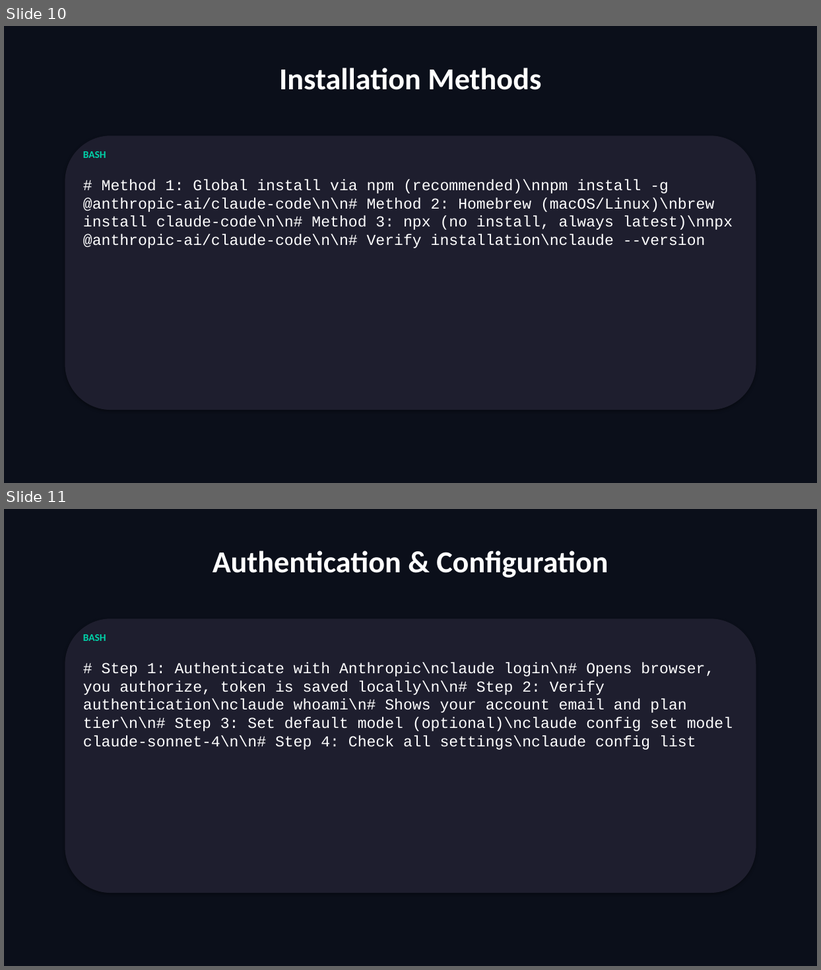
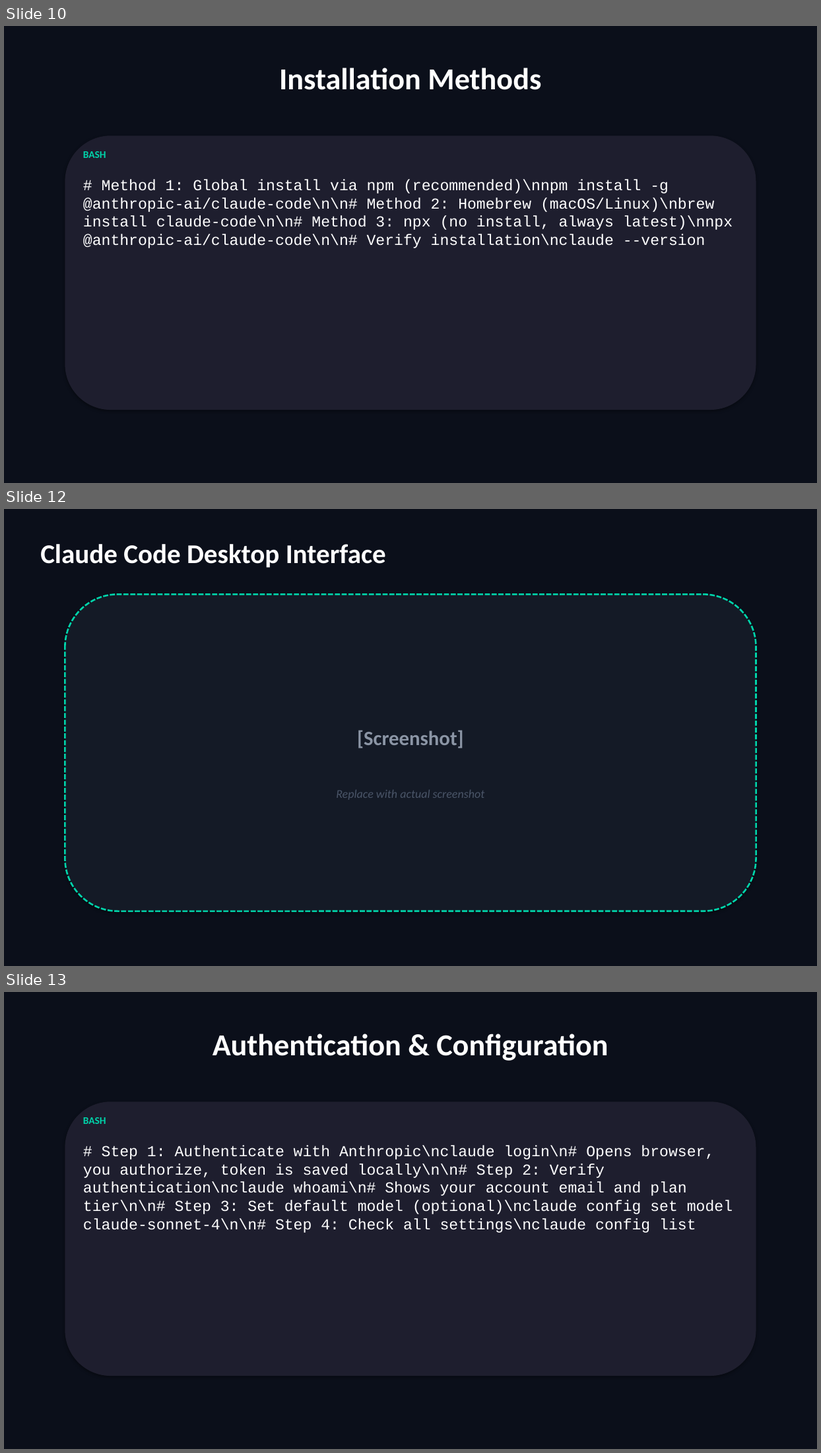
Before and after one commit to scottrhay/AIA-ClaudeCopilot, a slide deck: slides/Day2_Claude_Code_Fundamentals.pptx. Shown one above the other, each under a label of ours: slides 10 and 11 before the commit, slides 10, 12 and 13 after it; the slides between them are not shown. The pictures are 821x970 and 821x1453 pixels, drawn with LibreOffice and Linux fonts; fonts in the diff are those of the drawing. Boxes give left, top, right and bottom in pixels: in the first picture for what was removed or moved away, otherwise in the second. Text is boxed around its words. In the diff, an @@ line names an element or a change of style, - is before the commit and + after.

Commit message:
Add Claude Code Desktop GUI coverage
Day 2 (106→108 slides):
- Two Ways to Use Claude Code: Terminal vs Desktop GUI comparison
- Claude Code Desktop Interface: screenshot placeholder, UI walkthrough

Ebook Ch 12: Desktop GUI path added to Monday setup with caveats
(preview status, memory issues, run-as-admin tip)

Source: Joe Njenga 'Claude Code Desktop: The New Way to Build Faster'

```diff
--- a/slides/Day2_Claude_Code_Fundamentals.pptx
+++ b/slides/Day2_Claude_Code_Fundamentals.pptx
@@ slide 12 added at (4,509,817,966), background #0B0F1A @@
@@ text added at (40,544,386,568), 32 pt, text #FFFFFF, bold @@
+Claude Code Desktop Interface
@@ rounded rectangle added at (65,594,756,912), fill #141A26, outline #00D4AA 2 pt dashed @@
@@ text added at (357,730,464,749), 24 pt, text #8B95A5, bold @@
+[Screenshot]
@@ text added at (336,790,485,800), 14 pt, text #4A5568, italic @@
+Replace with actual screenshot
@@ what was slide 11 is now slide 13 @@
```
Also in this commit, not shown: 7 slides changed, 2 other slides added, 1 slide removed.
